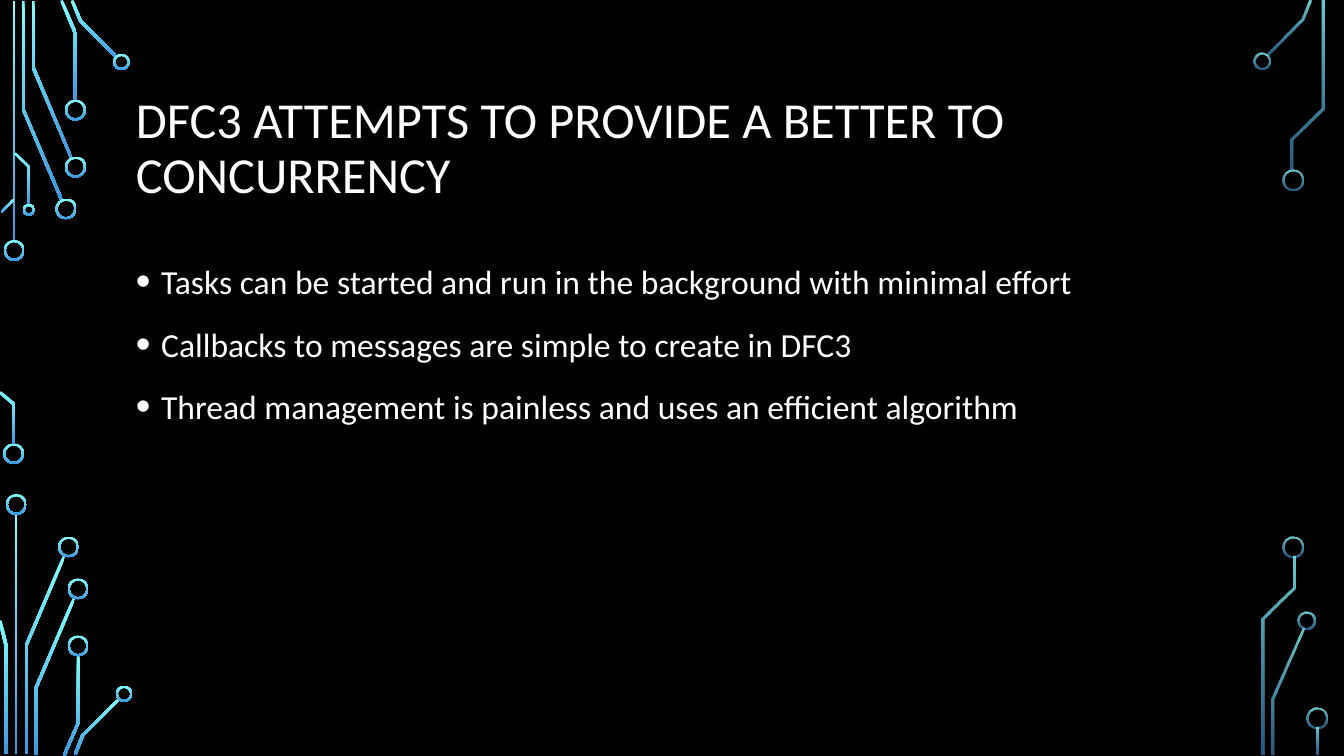
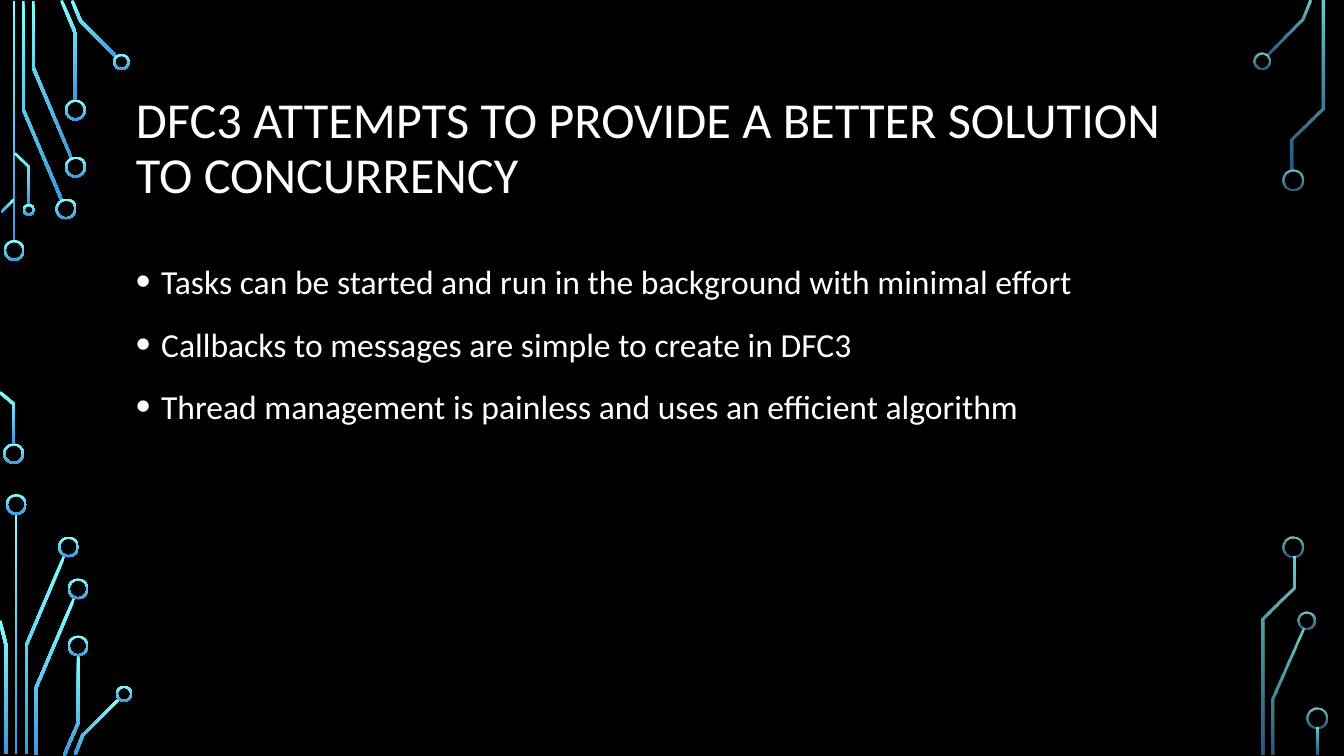
Before and after one commit to durandaltheta/3, a slide deck: slide 6 of DFC3.pptx. Drawn at 1344x756 pixels with LibreOffice and Linux fonts; fonts in the diff are those of the drawing; background and template pictures are left out. Boxes give left, top, right and bottom in pixels: in the first picture for what was removed or moved away, otherwise in the second. Text is boxed around its words. In the diff, an @@ line names an element or a change of style, - is before the commit and + after.

```diff
--- a/DFC3.pptx
+++ b/DFC3.pptx
@@ title at [136, 105, 1160, 194]: text changed @@
-DFC3 ATTEMPTS TO PROVIDE A BETTER TO CONCURRENCY
+DFC3 ATTEMPTS TO PROVIDE A BETTER SOLUTION TO CONCURRENCY
```
Also in this commit, not shown: 15 other slides changed.
